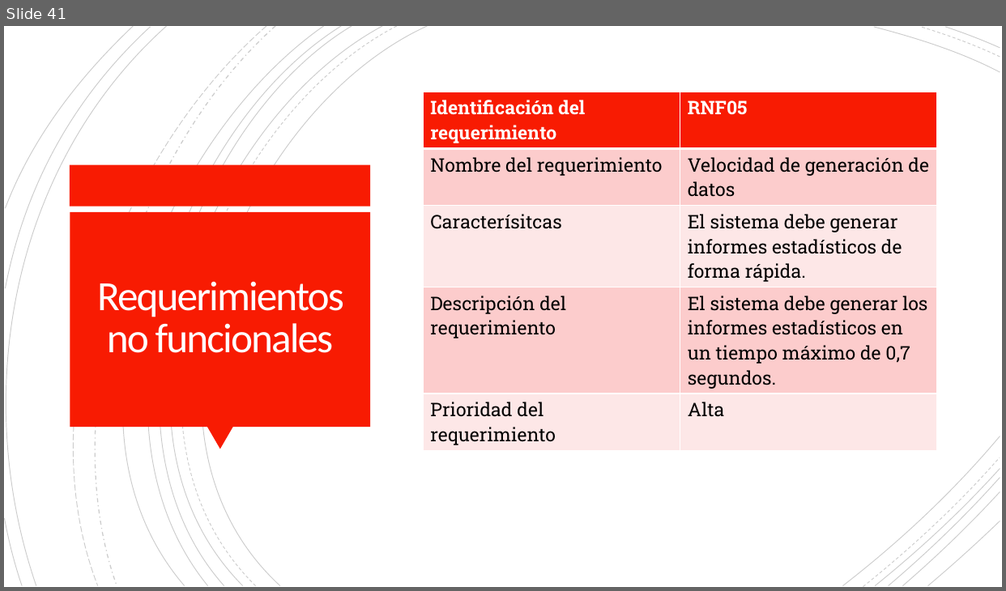
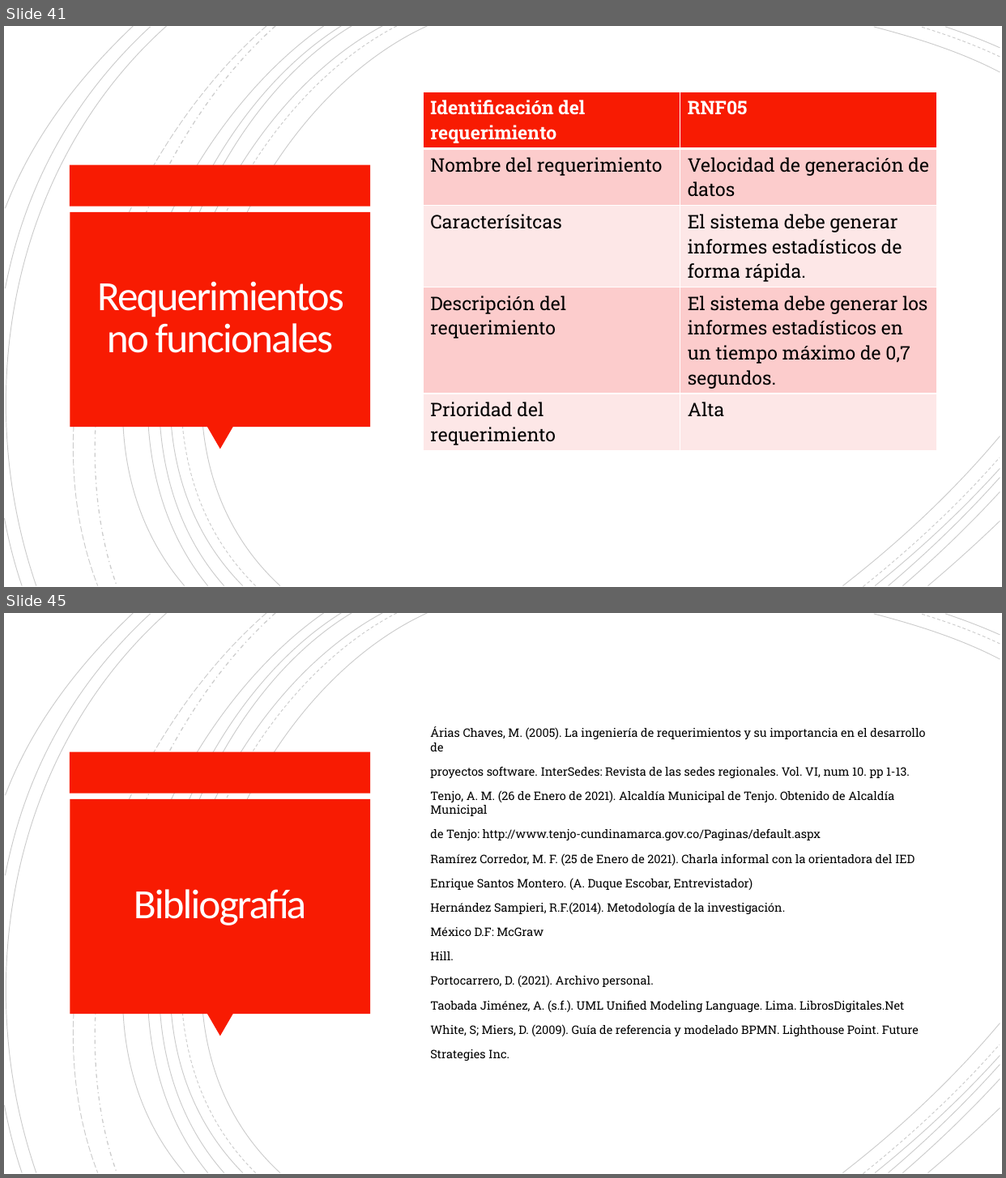
Before and after one commit to Dillan444/PROYECTO_SENA, a slide deck: PLANTEAMIENTO_DEL_PROBLEMA.pptx. Shown one above the other, each under a label of ours: slide 41 before the commit, slides 41 and 45 after it; the slides between them are not shown. The pictures are 1006x591 and 1006x1178 pixels, drawn with LibreOffice and Linux fonts; fonts in the diff are those of the drawing. Boxes give left, top, right and bottom in pixels: in the first picture for what was removed or moved away, otherwise in the second. Text is boxed around its words. In the diff, an @@ line names an element or a change of style, - is before the commit and + after.

Commit message:
Docs: bibliográficas v9
Se corrigió la descripción de los requerimientos no funcionales y se agregaron las bibliográficas.

```diff
--- a/PLANTEAMIENTO_DEL_PROBLEMA.pptx
+++ b/PLANTEAMIENTO_DEL_PROBLEMA.pptx
@@ slide 45 added at (4,613,1002,1174), background #FFFFFF; not listed: 24 template elements that a slide beside it also shows @@
@@ text added at (430,726,925,1061), 11.2 pt, text #000000 @@
+Árias Chaves, M. (2005). La ingeniería de requerimientos y su importancia en el desarrollo de
+proyectos software. InterSedes: Revista de las sedes regionales. Vol. VI, num 10. pp 1-13.
+Tenjo, A. M. (26 de Enero de 2021). Alcaldía Municipal de Tenjo. Obtenido de Alcaldía Municipal
+de Tenjo: http://www.tenjo-cundinamarca.gov.co/Paginas/default.aspx
+Ramírez Corredor, M. F. (25 de Enero de 2021). Charla informal con la orientadora del IED
+Enrique Santos Montero. (A. Duque Escobar, Entrevistador)
+Hernández Sampieri, R.F.(2014). Metodología de la investigación.
+México D.F: McGraw
+Hill.
+Portocarrero, D. (2021). Archivo personal.
+Taobada Jiménez, A. (s.f.). UML Unified Modeling Language. Lima. LibrosDigitales.Net
+White, S; Miers, D. (2009). Guía de referencia y modelado BPMN. Lighthouse Point. Future
+Strategies Inc.
@@ title added at (134,889,306,926), 40 pt, text #FFFEFF @@
+Bibliografía
```
Also in this commit, not shown: 2 slides changed, 1 slide removed, 2 other files.
